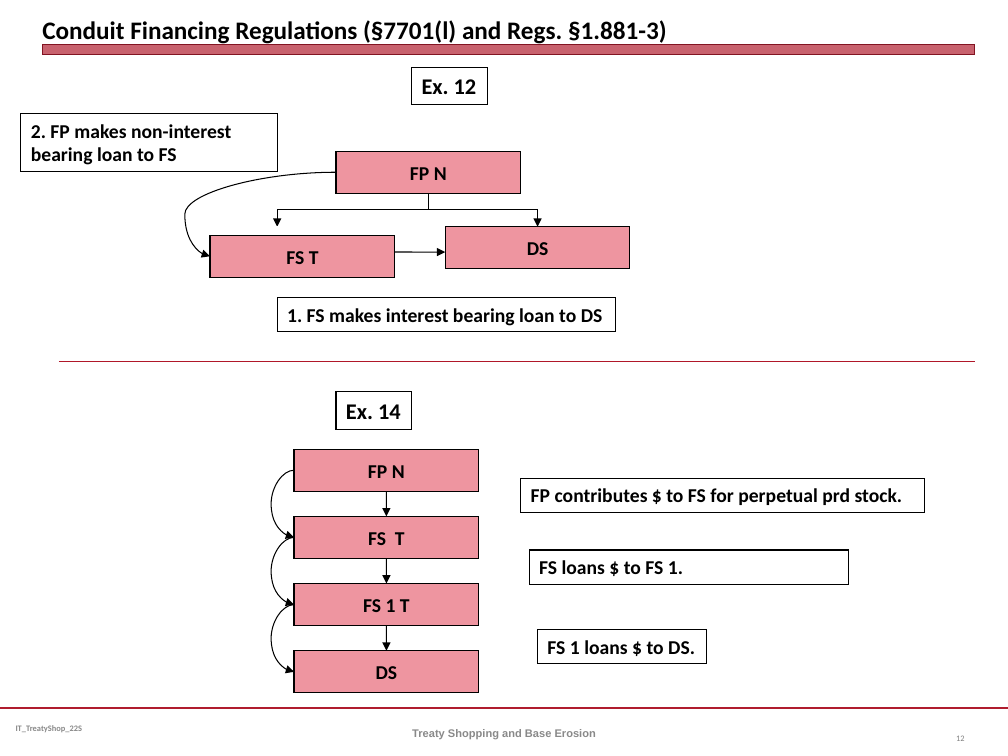
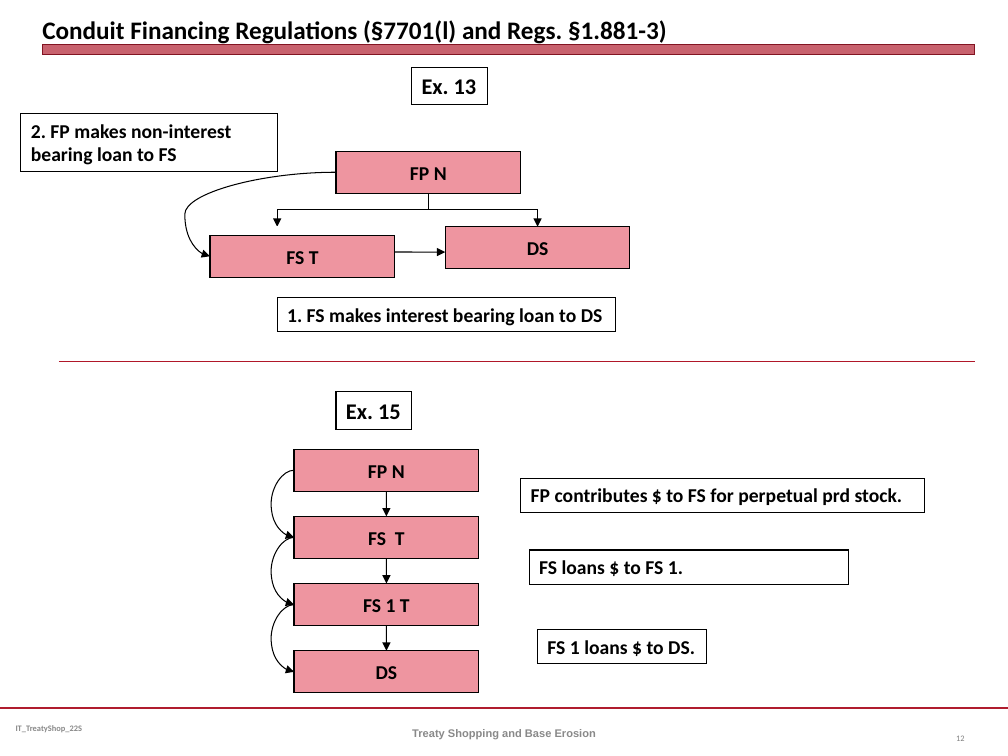
Before and after one commit to jmc877/International-Tax, a slide deck: slide 12 of slides/IT_TreatyShop_22S.pptx. Drawn at 1008x756 pixels with LibreOffice and Linux fonts; fonts in the diff are those of the drawing. Boxes give left, top, right and bottom in pixels: in the first picture for what was removed or moved away, otherwise in the second. Text is boxed around its words. In the diff, an @@ line names an element or a change of style, - is before the commit and + after.

```diff
--- a/slides/IT_TreatyShop_22S.pptx
+++ b/slides/IT_TreatyShop_22S.pptx
@@ text in rectangle at <box>422,79,477,94</box>: text changed @@
-Ex. 12
+Ex. 13
@@ text in rectangle at <box>346,404,401,419</box>: text changed @@
-Ex. 14
+Ex. 15
```
Also in this commit, not shown: 3 other slides changed, 3 other files.
